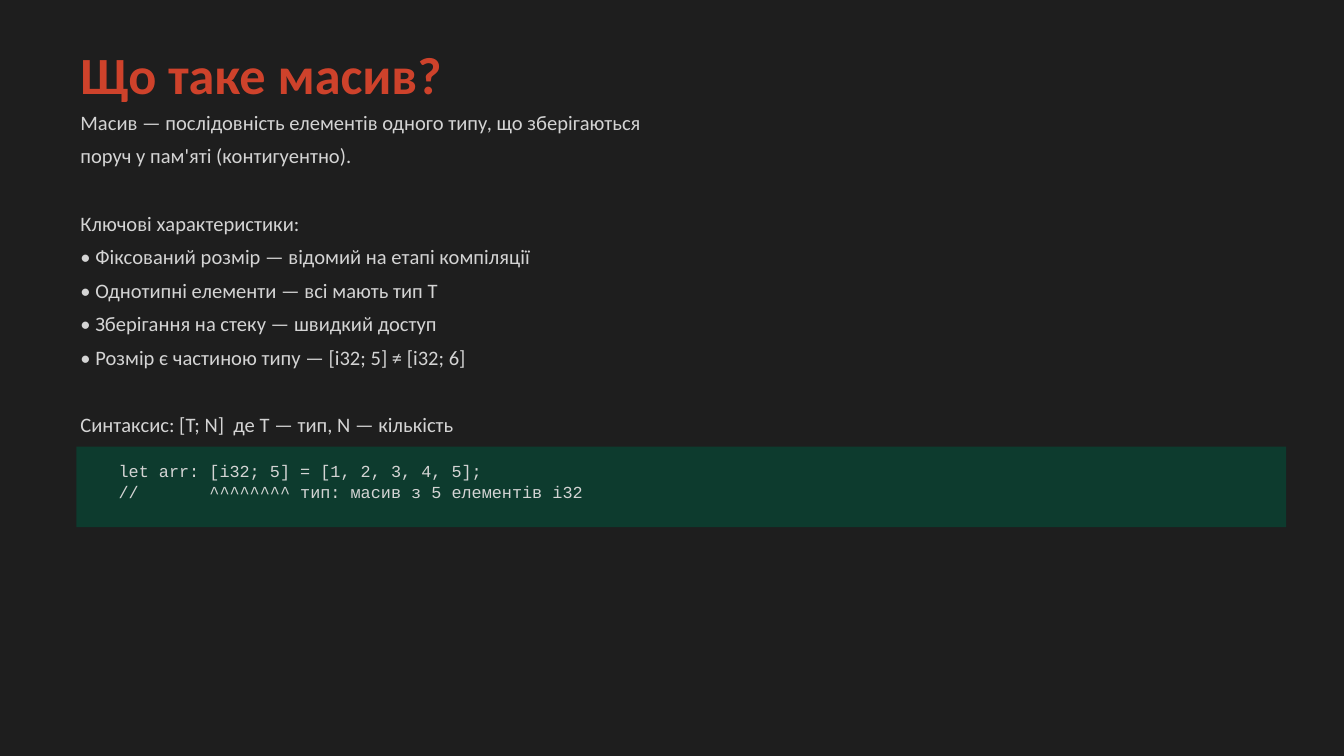
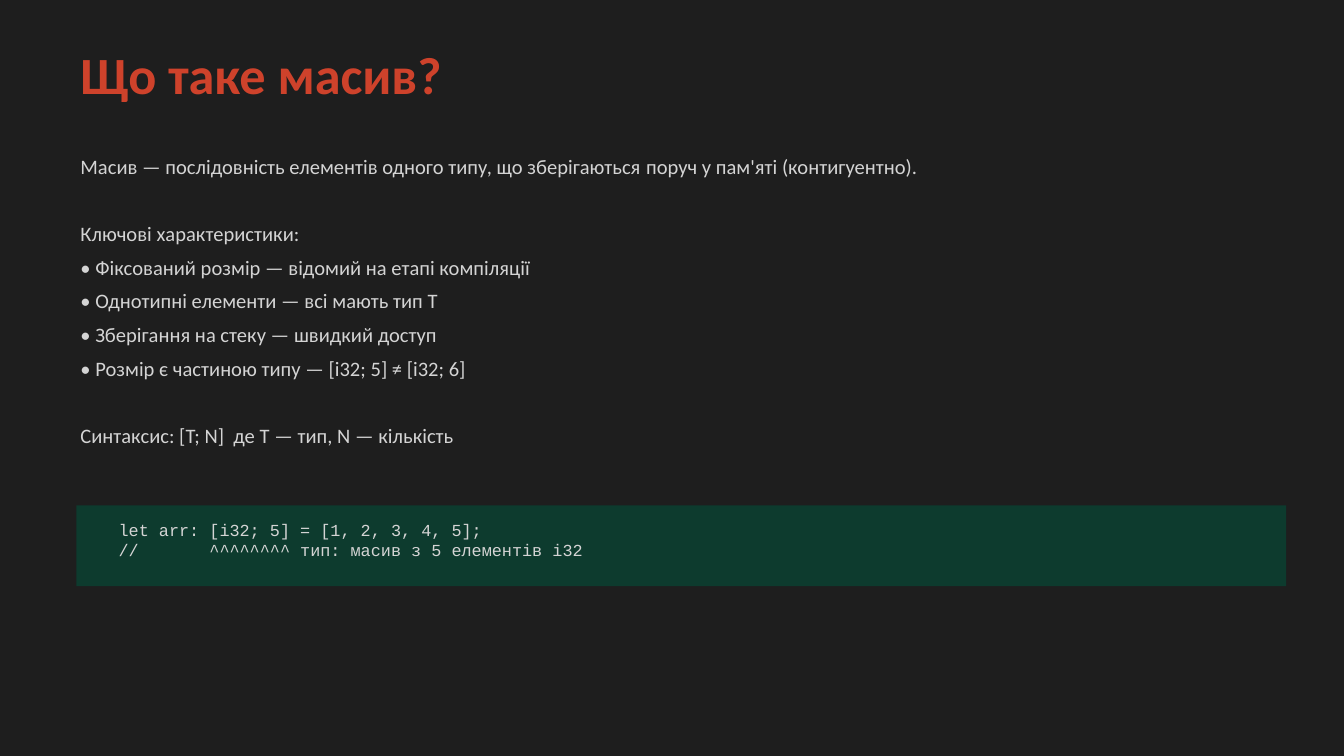
Before and after one commit to oleksiibychkov/rust-mas-textbook, a slide deck: slide 6 of src/lectures/ppt/Лекція_2_Rust_Розширена.pptx. Drawn at 1344x756 pixels with LibreOffice and Linux fonts; fonts in the diff are those of the drawing. Boxes give left, top, right and bottom in pixels: in the first picture for what was removed or moved away, otherwise in the second. Text is boxed around its words. In the diff, an @@ line names an element or a change of style, - is before the commit and + after.

```diff
--- a/src/lectures/ppt/Лекція_2_Rust_Розширена.pptx
+++ b/src/lectures/ppt/Лекція_2_Rust_Розширена.pptx
@@ text "Масив — послідовність елементів одного ...": place and size @@
-text "Масив — послідовність елементів одного ..." at (80, 116, 640, 436)
+text "Масив — послідовність елементів одного ..." at (80, 159, 917, 447)
@@ text at (80, 159, 917, 178): text changed @@
-Масив — послідовність елементів одного типу, що зберігаються
-поруч у пам'яті (контигуентно).
+Масив — послідовність елементів одного типу, що зберігаються поруч у пам'яті (контигуентно).
@@ rectangle: place and size @@
-rectangle at (77, 446, 1286, 527)
+rectangle at (77, 505, 1286, 586)
@@ text "let arr: [i32; 5] = ...": place and size @@
-text "let arr: [i32; 5] = ..." at (119, 465, 582, 498)
+text "let arr: [i32; 5] = ..." at (119, 524, 582, 556)
```
Also in this commit, not shown: 10 other slides changed, 5 slides added, 1 other file.
